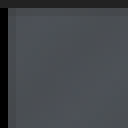
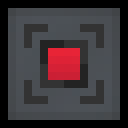
Before/after of a 128x128 layered artwork. What changed in the layer stack:
painted on "Border Top" over left=0, top=0, right=128, bottom=8
showed "Border Bottom" over left=8, top=120, right=128, bottom=128
showed "Border Right" over left=120, top=0, right=128, bottom=128
showed "Border Bottom Dark" over left=8, top=112, right=128, bottom=120
showed "Border Right Dark" over left=112, top=0, right=120, bottom=128
added layer "IO copy" above "IO" over left=24, top=24, right=104, bottom=104
added layer "RF Energy" above "Output copy" over left=48, top=48, right=80, bottom=80
added layer "Output copy" above "Output" over left=48, top=48, right=80, bottom=80
added layer "Input copy" above "Input" over left=48, top=48, right=80, bottom=80
